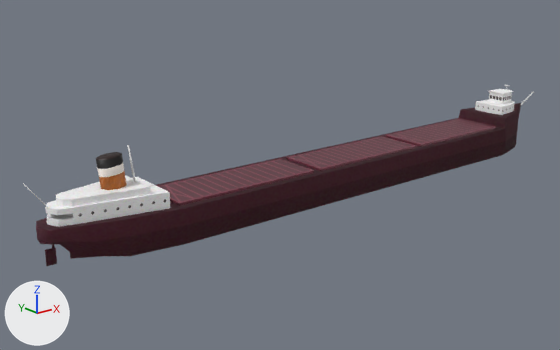
A saved change to the Blender file laker.blend.
The view is the same before and after, from a 50 mm lens placed at (-167.4, -173.6, 77.0), pointed at (-20.2, 10.3, 3.4). The lights are fixed; the arrows at lower left show +X, +Y and +Z.

In view in the first picture: 'Crew quarters', 'Hatch #1', 'Hatch #2', 'Hatch #3', 'Hull', 'Rudder', 'Stack CSL', 'Wheelhouse'.
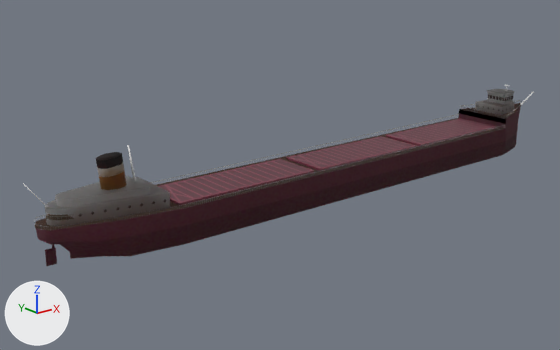
Where the newer file only moved an object's origin or applied its transform, the numbers keep the older frame.

Location of each change, [x1, y1, x2, y2] in pixels of the pictures (560 x 350 px):
'Hull', surface changed, reshaped
    before: [36, 103, 521, 259]
    after: [34, 100, 521, 259]
'Crew quarters', surface changed, reshaped (white to grey)
    before: [45, 175, 170, 227]
    after: [45, 175, 170, 226]
'Stack CSL', surface changed, recoloured
    both: [96, 152, 126, 190]
'Wheelhouse', surface changed, recoloured (white to grey)
    both: [475, 89, 515, 115]
part 1 of me_cube, built on
    before: [36, 108, 511, 245]
    after: [34, 100, 521, 245]
part 2 of me_cube, surface changed
    both: [37, 103, 521, 244]
part 3 of me_cube_013, built on
    before: [45, 200, 75, 227]
    after: [45, 193, 75, 226]
part 4 of me_cube_013, surface changed (white to grey)
    both: [73, 177, 168, 208]
part 5 of me_cube_013, recoloured
    both: [61, 175, 170, 224]

The change, as a diff of the scene's bpy script:
```diff
--- a/laker.blend.py
+++ b/laker.blend.py
@@ mat_hull @@
 _N = mat_hull.node_tree.nodes; _L = mat_hull.node_tree.links
+n3 = _N.new('ShaderNodeBsdfTransparent'); n3.name = 'Transparent BSDF'
+n2 = _N.new('ShaderNodeTexImage'); n2.name = 'Image Texture'
+n2.image = img_laker_png
 n0 = _N.new('ShaderNodeOutputMaterial'); n0.name = 'Material Output'
@@ mat_hull @@
 n1 = _N.new('ShaderNodeBsdfPrincipled'); n1.name = 'Principled BSDF'
 n1.inputs[18].default_value = 10.0  # 'Transmission Weight'
-n2 = _N.new('ShaderNodeTexImage'); n2.name = 'Image Texture'
-n2.image = img_laker_png
-_L.new(n1.outputs[0], n0.inputs[0])  # 'BSDF' to 'Surface'
+n4 = _N.new('ShaderNodeMixShader'); n4.name = 'Mix Shader'
 _L.new(n2.outputs[0], n1.inputs[0])  # 'Color' to 'Base Color'
+_L.new(n2.outputs[1], n4.inputs[0])  # 'Alpha' to 'Factor'
+_L.new(n3.outputs[0], n4.inputs[1])  # 'BSDF' to 'Shader'
+_L.new(n1.outputs[0], n4.inputs[2])  # 'BSDF' to 'Shader'
+_L.new(n4.outputs[0], n0.inputs[0])  # 'Shader' to 'Surface'
@@ me_cube @@
 # used by ob_hull; location = (-2.4, 0.2, 4.1); rotation_euler = (0.0, 0.0, 3.142), in degrees (0, 0, 180); scale = (60.2, 11.5, 1.0)
-me_cube.from_pydata(...)  # 93 vertices, 86 faces; spans x -1.56..1.68, y -0.98..0.98, z -5.36..9.36
+me_cube.from_pydata(...)  # 116 vertices, 109 faces; spans x -1.56..1.69, y -0.98..0.98, z -5.36..10.52
+# me_cube part 1
+# 4 vertices are removed from x -1.17..1.68, y -0.86..0.87, z 0.54..8.4
+# 9 faces are deleted
+# 27 vertices are added at x -1.56..1.69, y -0.93..0.93, z 1.82..10.52
+# 32 new faces join them
+# me_cube part 2: 12 kept faces spanning x -1.56..1.66, y -0.93..0.93, z -5.36..9.36 get new texture (UV) coordinates
 me_cube.materials.append(mat_hull)
@@ me_cube_010 @@
 me_cube_010.from_pydata(...)  # 69 vertices, 53 faces; spans x -0.13..0.08, y -0.52..0.52, z -3.69..3.55
-me_cube_010.materials.append(mat_superstructure)  # picture img_laker_png
+me_cube_010.materials.append(mat_hull)
@@ me_cube_013 @@
 # used by ob_crew_quarters; location = (-90.3, 0.0, 11.0); rotation_euler = (0.0, 0.0, 3.142), in degrees (0, 0, 180); scale = (17.4, 1.0, 2.0)
-me_cube_013.from_pydata(...)  # 44 vertices, 37 faces; spans x -1.1..0.6, y -8.5..8.5, z -1.0..2.1
+me_cube_013.from_pydata(...)  # 84 vertices, 66 faces; spans x -1.1..0.6, y -8.5..8.5, z -1.0..2.1
+# me_cube_013 part 3: 4 vertices moved from x 0.3, y 4.0, z -1.0..1.2 to x 0.3, y 4.2, z -1.0..1.2; 8 vertices removed from x 0.5, y -3.2..2.9, z -1.0..1.2; 48 vertices added at x 0.3..0.6, y -4.1..4.2, z -1.0..2.1
+# me_cube_013 part 4: 2 kept faces spanning x -1.1..0.3, y -8.5..8.5, z 1.2 get new texture (UV) coordinates
+# me_cube_013 part 5: 21 faces spanning x -1.1..0.4, y -8.5..8.5, z -1.0..2.1 switch from mat_superstructure (picture img_laker_png) to mat_hull
@@ me_cylinder_001 @@
 me_cylinder_001.from_pydata(...)  # 16 vertices, 18 faces; spans x -1.12..1.1, y -0.99..1.01, z -1.34..1.34
-me_cylinder_001.materials.append(mat_funnel_001)  # picture img_laker_png_001
+me_cylinder_001.materials.append(mat_hull)
```
